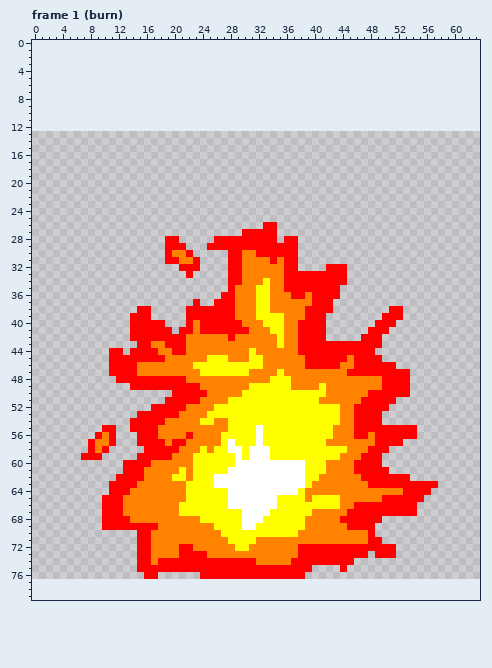
A pixel-art file gets an edit: assets/textures/sprites/fire.aseprite. Above: the version before the commit.
64x64 pixels, 4 frames. Shown: frame 1 (burn). The old version is drawn lined up with the new one, on the new canvas. The commit also changed other frames, which this record leaves out.
Once edited:
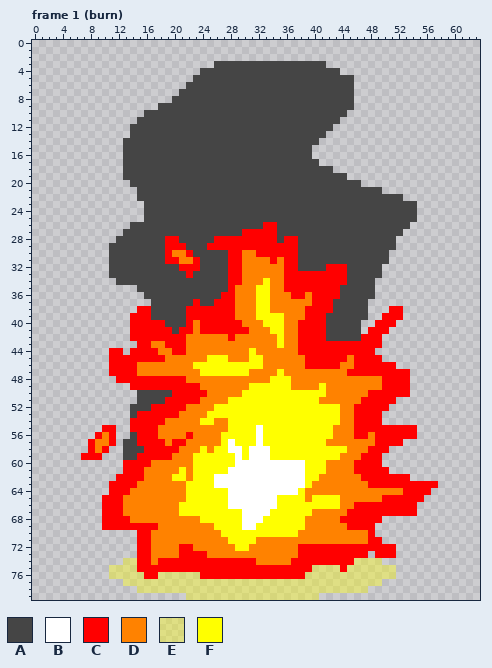
Palette (. is transparent): A #454545  B #ffffff  C #ff0000  D #ff8200  E #ffff005d  F #ffff00
What changed:
canvas 64x64 -> 64x80, the old top-left corner now at 0,13
--- frame 1 (burn)
@@ x 0..63 @@
  2 ................................................................
- 3 ................................................................
- 4 ................................................................
- 5 ................................................................
- 6 ................................................................
- 7 ................................................................
- 8 ................................................................
- 9 ................................................................
-10 ................................................................
-11 ................................................................
-12 ................................................................
-13 ................................................................
-14 ................................................................
-15 ................................................................
-16 ................................................................
-17 ................................................................
-18 ................................................................
-19 ................................................................
-20 ................................................................
-21 ................................................................
-22 ................................................................
-23 ................................................................
-24 ................................................................
-25 ................................................................
-26 .................................CC.............................
-27 ..............................CCCCC.............................
-28 ...................CC.....CCCCCCCCC.CC..........................
-29 ...................CCC...CCCCCCCCCCCCC..........................
-30 ...................CDDC.....CCDDCCCCCC..........................
-31 ...................CCDDC....CCDDDDCDCC..........................
-32 .....................CCC....CCDDDDDDCC....CCC...................
-33 ......................C.....CCDDDDDDCCCCCCCCC...................
-34 ............................CCDDDFDDCCCCCCCCC...................
-35 ............................CDDDFFDDCCCCCCCC....................
-36 ...........................CCDDDFFDDDCCDCCCC....................
-37 .......................C..CCCDDDFFDDDDDDCCC.....................
-38 ...............CC.....CCCCCCCDDDFFDDDDDCCCC........CC...........
-39 ..............CCC.....CCCCCCCDDDFFFFDDDCCC........CCC...........
-40 ..............CCCCC...CDCCCCCCDDDFFFDDCCCC.......CCC............
-41 ..............CCCCCC.CCDCCCCCCCDDDFFDDCCCC......CCC.............
-42 ..............CCCCCCCCDDDDDDCDDDDDDFDDCCCC.....CCC..............
+ 3 ..........................AAAAAAAAAAAAAAAA......................
+ 4 ........................AAAAAAAAAAAAAAAAAAAA....................
+ 5 .......................AAAAAAAAAAAAAAAAAAAAAAA..................
+ 6 ......................AAAAAAAAAAAAAAAAAAAAAAAA..................
+ 7 .....................AAAAAAAAAAAAAAAAAAAAAAAAA..................
+ 8 ....................AAAAAAAAAAAAAAAAAAAAAAAAAA..................
+ 9 ..................AAAAAAAAAAAAAAAAAAAAAAAAAAAA..................
+10 ................AAAAAAAAAAAAAAAAAAAAAAAAAAAAA...................
+11 ...............AAAAAAAAAAAAAAAAAAAAAAAAAAAAA....................
+12 ..............AAAAAAAAAAAAAAAAAAAAAAAAAAAAA.....................
+13 ..............AAAAAAAAAAAAAAAAAAAAAAAAAAAA......................
+14 .............AAAAAAAAAAAAAAAAAAAAAAAAAAAA.......................
+15 .............AAAAAAAAAAAAAAAAAAAAAAAAAAA........................
+16 .............AAAAAAAAAAAAAAAAAAAAAAAAAAA........................
+17 .............AAAAAAAAAAAAAAAAAAAAAAAAAAAA.......................
+18 .............AAAAAAAAAAAAAAAAAAAAAAAAAAAAAA.....................
+19 .............AAAAAAAAAAAAAAAAAAAAAAAAAAAAAAAA...................
+20 ..............AAAAAAAAAAAAAAAAAAAAAAAAAAAAAAAAA.................
+21 ...............AAAAAAAAAAAAAAAAAAAAAAAAAAAAAAAAAAA..............
+22 ...............AAAAAAAAAAAAAAAAAAAAAAAAAAAAAAAAAAAAAA...........
+23 ................AAAAAAAAAAAAAAAAAAAAAAAAAAAAAAAAAAAAAAA.........
+24 ................AAAAAAAAAAAAAAAAAAAAAAAAAAAAAAAAAAAAAAA.........
+25 ................AAAAAAAAAAAAAAAAAAAAAAAAAAAAAAAAAAAAAAA.........
+26 ..............AAAAAAAAAAAAAAAAAAACCAAAAAAAAAAAAAAAAAAA..........
+27 .............AAAAAAAAAAAAAAAAACCCCCAAAAAAAAAAAAAAAAAA...........
+28 ............AAAAAAACCAAAAACCCCCCCCCACCAAAAAAAAAAAAAA............
+29 ...........AAAAAAAACCCAAACCCCCCCCCCCCCAAAAAAAAAAAAAA............
+30 ...........AAAAAAAACDDCAAAAACCDDCCCCCCAAAAAAAAAAAAA.............
+31 ...........AAAAAAAACCDDCAAAACCDDDDCDCCAAAAAAAAAAAAA.............
+32 ...........AAAAAAAAAACCCAAAACCDDDDDDCCAAAACCCAAAAA..............
+33 ...........AAAAAAAAAAACAAAAACCDDDDDDCCCCCCCCCAAAAA..............
+34 ............AAAAAAAAAAAAAAAACCDDDFDDCCCCCCCCCAAAA...............
+35 ...............AAAAAAAAAAAAACDDDFFDDCCCCCCCCAAAAA...............
+36 ................AAAAAAAAAAACCDDDFFDDDCCDCCCCAAAAA...............
+37 .................AAAAAACAACCCDDDFFDDDDDDCCCAAAAA................
+38 ...............CCAAAAACCCCCCCDDDFFDDDDDCCCCAAAAA...CC...........
+39 ..............CCCAAAAACCCCCCCDDDFFFFDDDCCCAAAAAA..CCC...........
+40 ..............CCCCCAAACDCCCCCCDDDFFFDDCCCCAAAAA..CCC............
+41 ..............CCCCCCACCDCCCCCCCDDDFFDDCCCCAAAAA.CCC.............
+42 ..............CCCCCCCCDDDDDDCDDDDDDFDDCCCCAAAAACCC..............
 43 ...............CCDDCCCDDDDDDDDDDDDDFDDCCCCCCCCCCCC..............
@@ x 11..21 @@
 49 ...CCCCCCCC
-50 .........CC
-51 ........CCC
-52 ......CCCCC
-53 ....CCCCCCD
+50 ....AAAAACC
+51 ....AAAACCC
+52 ...AAACCCCC
+53 ...ACCCCCCD
 54 ...CCCCCDDD
 55 C..CCCCDDDD
-56 C...CCCDDDD
-57 C...CCCCDCC
-58 .....CCCCCD
-59 ....CCCCCDD
+56 C..ACCCDDDD
+57 C.AACCCCDCC
+58 ..AAACCCCCD
+59 ..AACCCCCDD
 60 ..CCCCDDDDD
@@ x 0..63 @@
 73 ...............CCDDDDCCCCDDDDDDDDDDDDDCCCCCCCCCC.CCC............
-74 ...............CCDCCCCCCCCCCCCCCDDDDDCCCCCCCCC..................
-75 ...............CCCCCCCCCCCCCCCCCCCCCCCCC....C...................
-76 ................CC......CCCCCCCCCCCCCCC.........................
-77 ................................................................
-78 ................................................................
-79 ................................................................
+74 .............EECCDCCCCCCCCCCCCCCDDDDDCCCCCCCCCEEEE..............
+75 ...........EEEECCCCCCCCCCCCCCCCCCCCCCCCCEEEECEEEEEEE............
+76 ...........EEEEECCEEEEEECCCCCCCCCCCCCCCEEEEEEEEEEEEE............
+77 .............EEEEEEEEEEEEEEEEEEEEEEEEEEEEEEEEEEEEE..............
+78 ...............EEEEEEEEEEEEEEEEEEEEEEEEEEEEEEEEE................
+79 ......................EEEEEEEEEEEEEEEEEEE.......................
Where, in picture pixels (left, top, right, bottom), the same in both pictures:
added: (109, 61, 417, 341)
added: (123, 390, 172, 460)
added: (109, 558, 396, 600)
